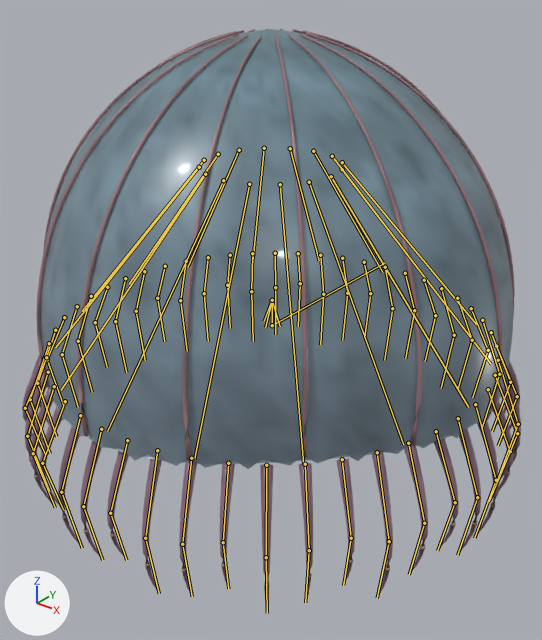
The glTF model public/assets/creatures/burgessomedusa.glb: old version first, new version second.
Before and after are seen from a 50 mm lens placed at (1.94, -2.43, 1.54), pointed at (0.06, -0.08, 0.08). The axes (+X, +Y, +Z) are drawn at lower left. The lights are the same throughout. The older version comes first. Both versions are drawn at frame 3 of the action 'Rise'; the numbers are the values there. The bones that bend it are drawn over the model as lines.

The first picture shows 'burgessomedusa burgessomedusa Cuticle', 'burgessomedusa burgessomedusa Membrane'.
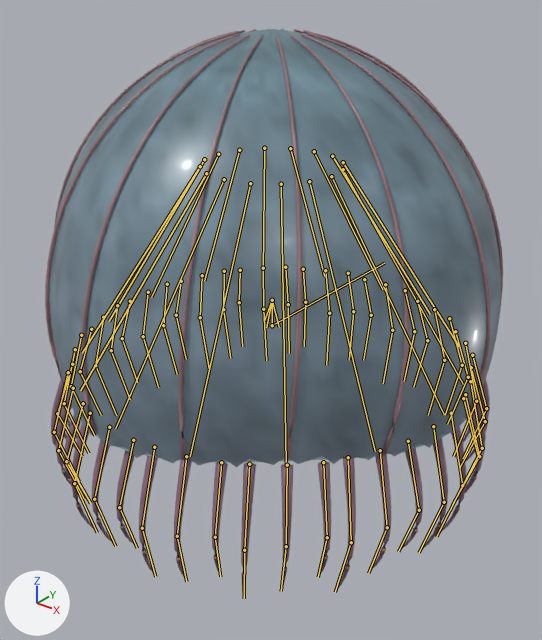
What differs and where, as boxes (x1, y1, x2, y2) in the pictures (542 x 640 px):
'burgessomedusa burgessomedusa Cuticle', posed
    before: (41, 29, 513, 469)
    after: (49, 29, 501, 467)
'burgessomedusa burgessomedusa Membrane', posed (8% narrower)
    before: (22, 28, 521, 611)
    after: (45, 28, 503, 597)
bone 'bell_00', root to tip
    before: (331, 176) to (468, 407)
    after: (331, 176) to (444, 414)
bone 'bell_01', root to tip
    before: (342, 169) to (491, 364)
    after: (343, 169) to (463, 384)
bone 'bell_02', root to tip
    before: (342, 162) to (476, 324)
    after: (343, 162) to (459, 346)
bone 'bell_03', root to tip
    before: (332, 156) to (437, 293)
    after: (332, 156) to (430, 314)
bone 'bell_04', root to tip
    before: (313, 151) to (382, 272)
    after: (314, 151) to (382, 289)
bone 'bell_05', root to tip
    before: (290, 148) to (319, 260)
    after: (290, 148) to (324, 276)
bone 'bell_06', root to tip
    before: (264, 148) to (253, 258)
    after: (264, 148) to (263, 273)
bone 'bell_07', root to tip
    before: (239, 150) to (188, 266)
    after: (239, 150) to (204, 280)
bone 'bell_08', root to tip
    before: (218, 154) to (129, 284)
    after: (218, 154) to (151, 297)
bone 'bell_09', root to tip
    before: (204, 160) to (82, 311)
    after: (204, 159) to (109, 321)
bone 'bell_10', root to tip
    before: (199, 167) to (55, 347)
    after: (200, 166) to (82, 353)
bone 'bell_11', root to tip
    before: (205, 174) to (61, 390)
    after: (206, 173) to (80, 390)
bone 'bell_12', root to tip
    before: (223, 180) to (107, 431)
    after: (224, 179) to (115, 428)
bone 'bell_13', root to tip
    before: (249, 184) to (194, 459)
    after: (250, 183) to (190, 456)
bone 'bell_14', root to tip
    before: (280, 184) to (303, 464)
    after: (281, 184) to (286, 465)
bone 'bell_15', root to tip
    before: (309, 182) to (403, 444)
    after: (309, 181) to (375, 451)
bone 'mouth_1', root to tip
    before: (272, 300) to (278, 320)
    after: (272, 300) to (277, 321)
bone 'mouth_3', root to tip
    before: (272, 300) to (265, 327)
    after: (272, 300) to (266, 327)

The change in detail:
Bone 'bell_00' (bone_bell_00) turns from (0, 0, 0) to (-4, 0, 5) degrees about its own x, y and z.
Bone 'bell_01' (bone_bell_01) turns from (0, 0, 0) to (-8, 1, 1) degrees about its own x, y and z.
Bone 'bell_02' (bone_bell_02) turns from (0, 0, 0) to (-8, 0, -1) degrees about its own x, y and z.
Bone 'bell_03' (bone_bell_03) turns from (0, 0, 0) to (-7, 0, -2) degrees about its own x, y and z.
Bone 'bell_04' (bone_bell_04) turns from (0, 0, 0) to (-5, 0, -3) degrees about its own x, y and z.
Bone 'bell_05' (bone_bell_05) turns from (0, 0, 0) to (-4, 0, -4) degrees about its own x, y and z.
Bone 'bell_06' (bone_bell_06) turns from (0, 0, 0) to (-4, 0, -5) degrees about its own x, y and z.
Bone 'bell_07' (bone_bell_07) turns from (0, 0, 0) to (-3, 0, -6) degrees about its own x, y and z.
Bone 'bell_08' (bone_bell_08) turns from (0, 0, 0) to (-2, 0, -7) degrees about its own x, y and z.
Bone 'bell_09' (bone_bell_09) turns from (0, 0, 0) to (1, 1, -8) degrees about its own x, y and z.
Bone 'bell_10' (bone_bell_10) turns from (0, 0, 0) to (4, 1, -6) degrees about its own x, y and z.
Bone 'bell_11' (bone_bell_11) turns from (0, 0, 0) to (7, 1, -2) degrees about its own x, y and z.
Bone 'bell_12' (bone_bell_12) turns from (0, 0, 0) to (5, 0, 3) degrees about its own x, y and z.
Bone 'bell_13' (bone_bell_13) turns from (0, 0, 0) to (1, 0, 5) degrees about its own x, y and z.
Bone 'bell_14' (bone_bell_14) turns from (0, 0, 0) to (-2, 1, 5) degrees about its own x, y and z.
Bone 'bell_15' (bone_bell_15) turns from (0, 0, 0) to (-5, 1, 4) degrees about its own x, y and z.
Bone 'mouth_1' (bone_mouth_1) turns from (0, 0, 0) to (-3, 0, 0) degrees about its own x, y and z.
Bone 'mouth_3' (bone_mouth_3) turns from (0, 0, 0) to (3, 0, 0) degrees about its own x, y and z.
